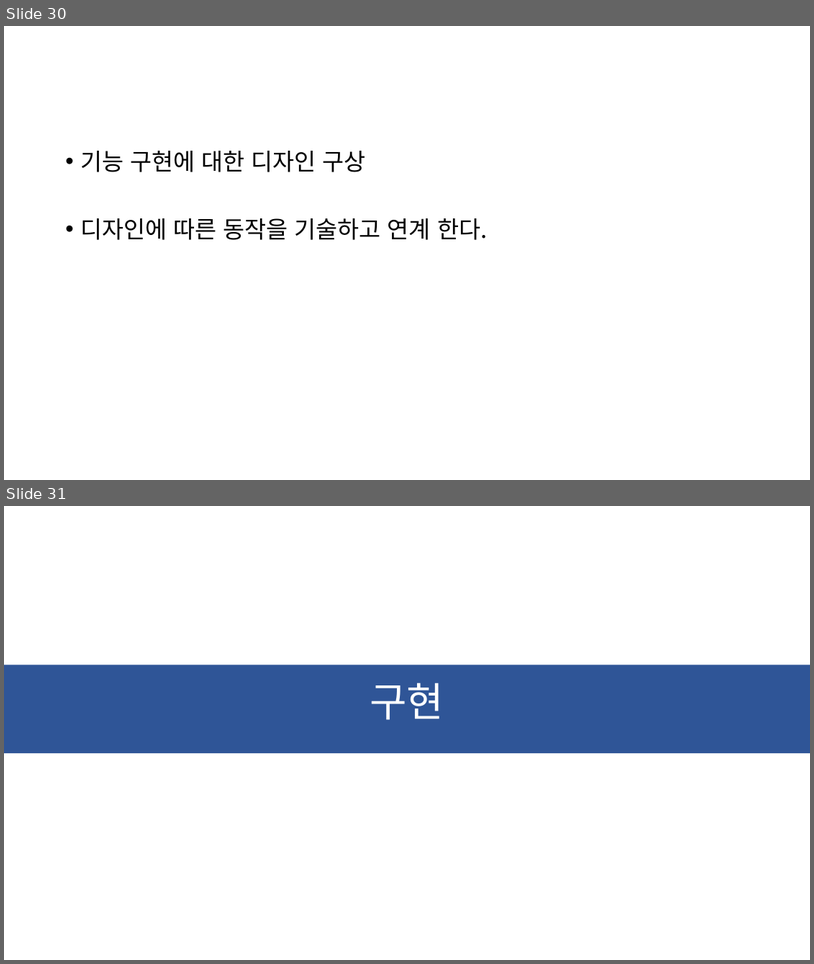
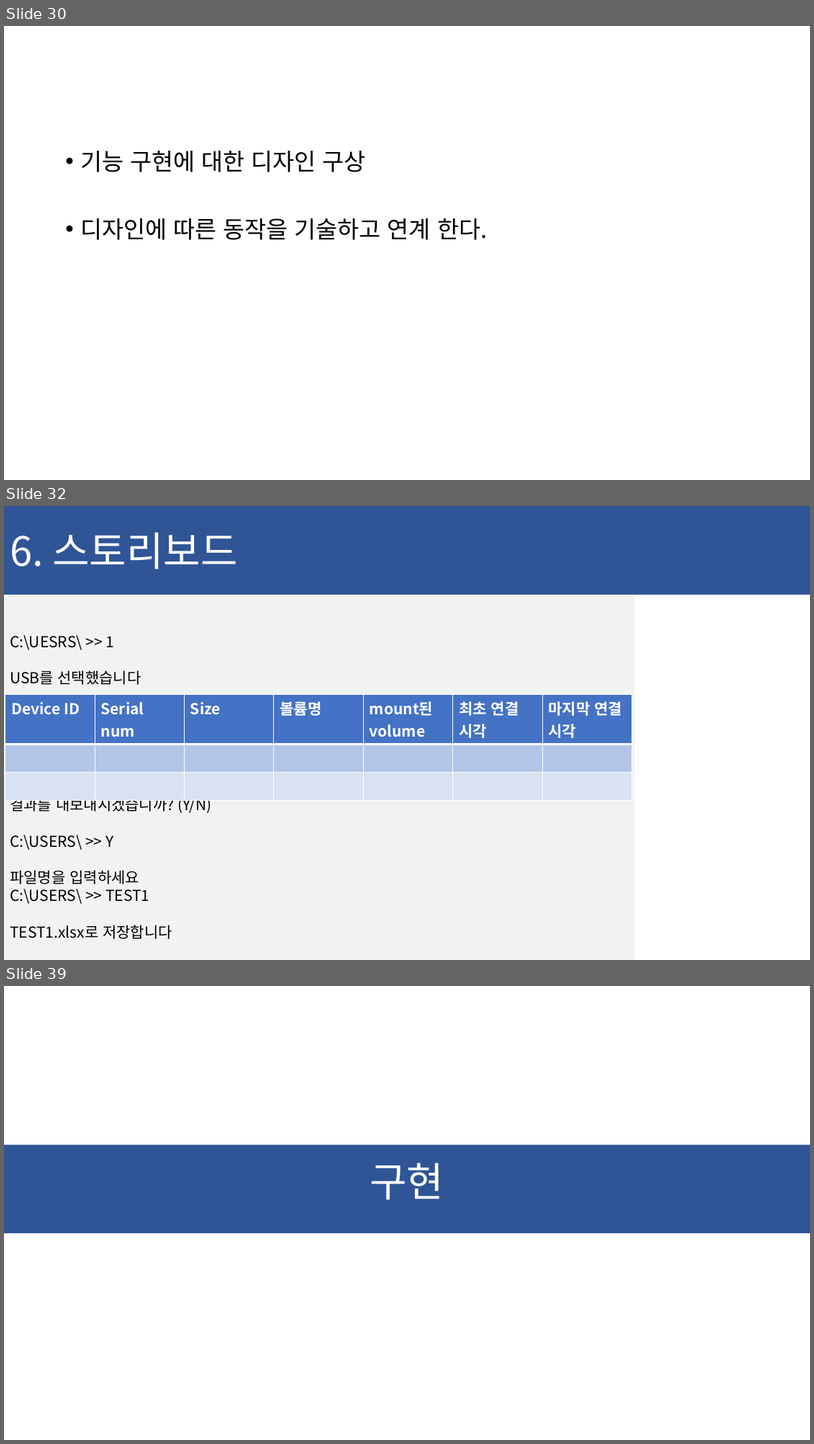
Before and after one commit to ChaeSung-Lee/DJ_InternShip, a slide deck: 2021_Summer/jp.hong/Project_BnD_jph.pptx. Shown one above the other, each under a label of ours: slides 30 and 31 before the commit, slides 30, 32 and 39 after it; the slides between them are not shown. The pictures are 814x964 and 814x1444 pixels, drawn with LibreOffice and Linux fonts; fonts in the diff are those of the drawing. Boxes give left, top, right and bottom in pixels: in the first picture for what was removed or moved away, otherwise in the second. Text is boxed around its words. In the diff, an @@ line names an element or a change of style, - is before the commit and + after.

```diff
--- a/2021_Summer/jp.hong/Project_BnD_jph.pptx
+++ b/2021_Summer/jp.hong/Project_BnD_jph.pptx
@@ slide 32 added at <box>4,506,810,960</box>, background #FFFFFF @@
@@ rectangle added at <box>4,506,810,595</box>, fill #2F5597, 48 pt, text #FFFFFF @@
+6. 스토리보드
@@ rectangle added at <box>4,595,635,960</box>, fill #F2F2F2, 18 pt, text #000000 @@
+C:\UESRS\ >> 1
+USB를 선택했습니다
+결과를 내보내시겠습니까? (Y/N)
+C:\USERS\ >> Y
+파일명을 입력하세요
+C:\USERS\ >> TEST1
+TEST1.xlsx로 저장합니다
@@ table added at <box>5,694,632,887</box>, 3 rows, 7 columns @@
+Device ID | Serial num | Size | 볼륨명 | mount된 volume | 최초 연결 시각 | 마지막 연결 시각
+ |  |  |  |  |  | 
+ |  |  |  |  |  | 
@@ what was slide 31 is now slide 39 @@
```
Also in this commit, not shown: 1 slide changed, 7 other slides added.
